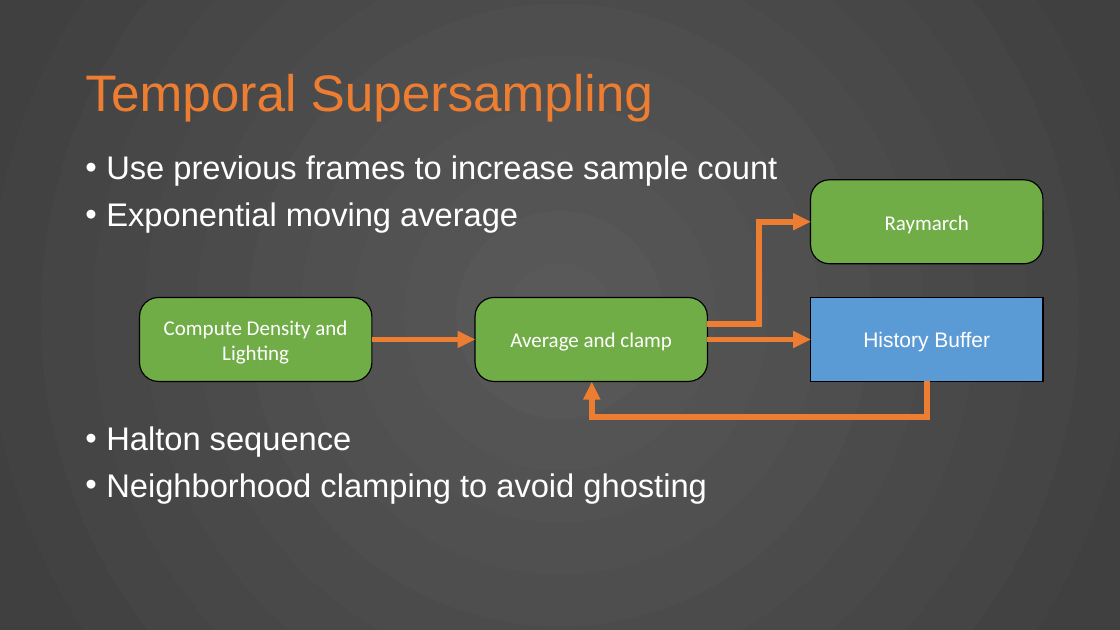
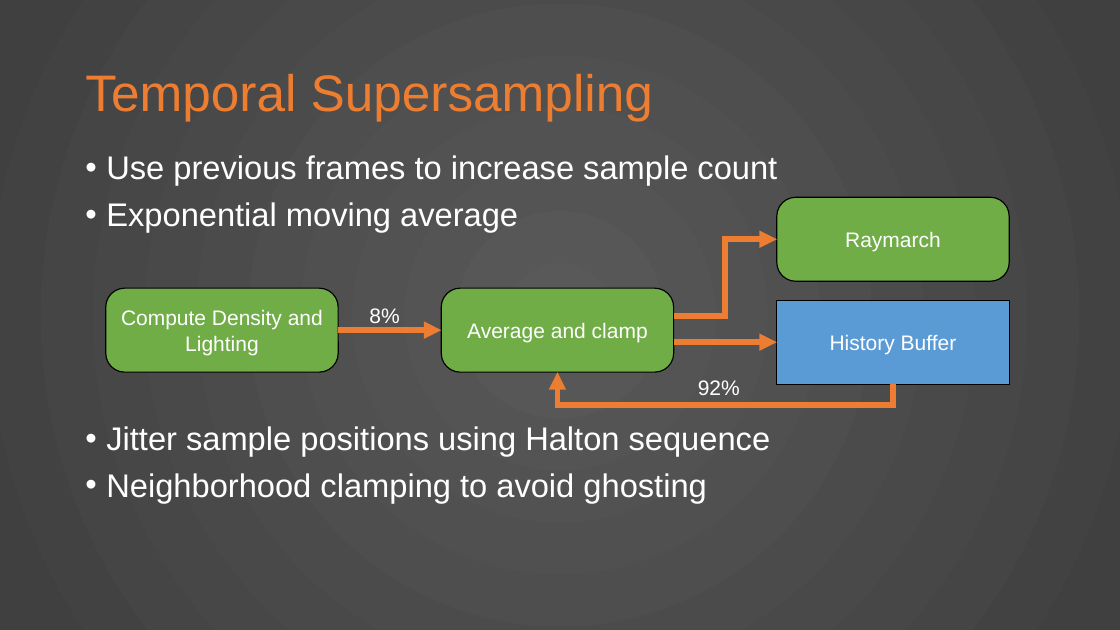
Before and after one commit to KnightTec/ShaderProject, a slide deck: slide 5 of Presentation.pptx. Drawn at 1120x630 pixels with LibreOffice and Linux fonts; fonts in the diff are those of the drawing. Boxes give left, top, right and bottom in pixels: in the first picture for what was removed or moved away, otherwise in the second. Text is boxed around its words. In the diff, an @@ line names an element or a change of style, - is before the commit and + after.

```diff
--- a/Presentation.pptx
+++ b/Presentation.pptx
@@ font Calibri to Arial in 3 elements at [106, 288, 339, 372], [441, 288, 674, 372], [777, 197, 1010, 281] @@
@@ rounded rectangle "Raymarch": place and size @@
-rounded rectangle "Raymarch" at [811, 180, 1044, 264]
+rounded rectangle "Raymarch" at [777, 197, 1010, 281]
@@ elbow arrow moved from (707, 323) - (811, 222) to (674, 316) - (777, 239) @@
@@ text added at [369, 308, 399, 323], 18 pt, text #FFFFFF @@
+8%
@@ rounded rectangle "History Buffer": place and size @@
-rounded rectangle "History Buffer" at [811, 297, 1044, 381]
+rounded rectangle "History Buffer" at [777, 300, 1010, 384]
@@ 2 rounded rectangles, 1 arrow: place and size @@
-2 rounded rectangles, 1 arrow at [139, 297, 708, 381]
+2 rounded rectangles, 1 arrow at [106, 288, 674, 372]
@@ arrow moved from (707, 339) - (811, 339) to (674, 342) - (777, 342) @@
@@ elbow arrow moved from (928, 381) - (592, 382) to (893, 384) - (558, 372) @@
@@ text added at [698, 380, 740, 395], 18 pt, text #FFFFFF @@
+92%
@@ text at [106, 426, 771, 456]: text changed @@
-• Halton sequence
+• Jitter sample positions using Halton sequence
```
Also in this commit, not shown: 11 other slides changed, 1 slide added, 3 slides removed, 8 other files.
